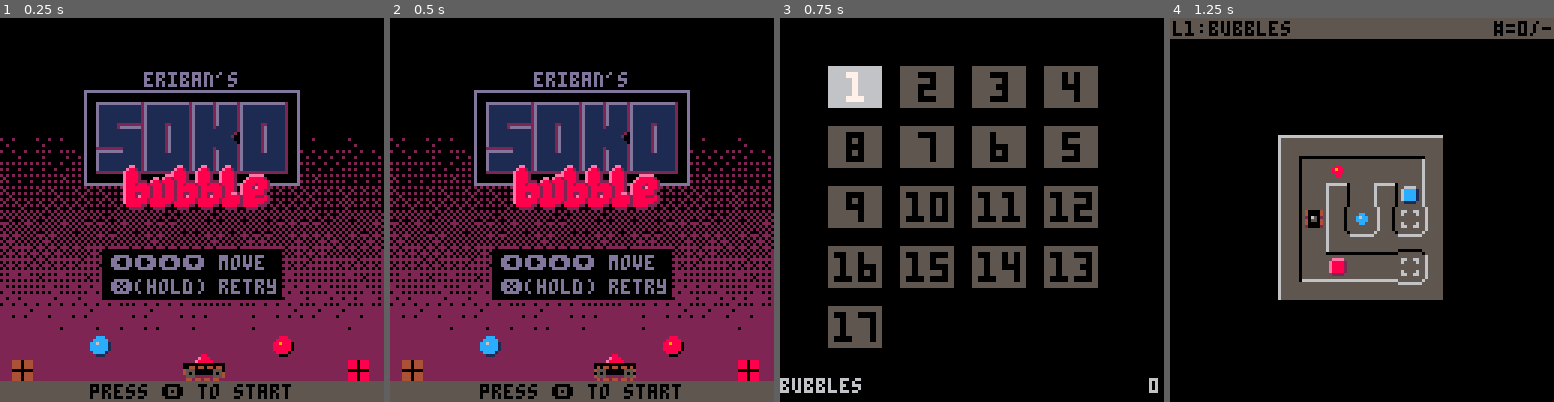
Above: before the commit, frames 1-4 (left to right).
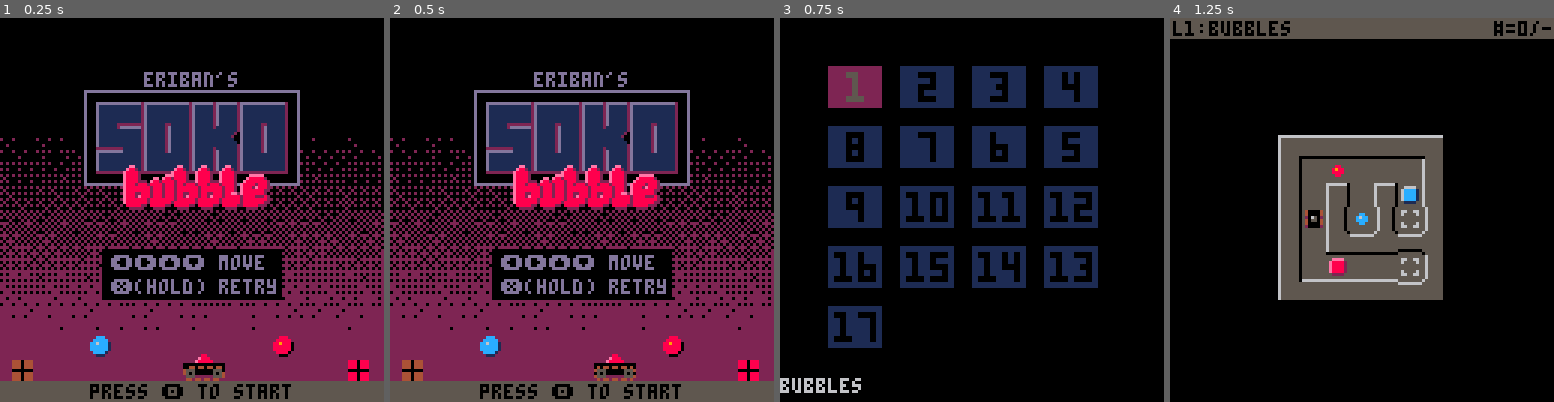
Above: after the commit, the same moments.

Repository: erwinbonsma/SokoBubbleP8
Game: PICO-8 cartridge sokobubble.p8
The game is run twice, just before and just after one commit, with the same random seed, the same clock (stepped at 60 frames per second) and the same inputs.
Inputs:
- Up to frame 1 (0.25 s): no input
- Up to frame 2 (0.5 s): tap X (X key) at 0.33 s
- Up to frame 3 (0.75 s): tap O (Z key) at 0.7 s
- Up to frame 4 (1.25 s): tap X (X key) at 1.07 s

Frames 1-2 are identical in both runs. In frame 3, 21% of the frame differs, in the area x 12-99%, y 12-98%; in frame 4, nothing differs.

Commit message:
Improve level selection logic and colors

Diff:
--- a/sokobubble.p8
+++ b/sokobubble.p8
@@ -334,6 +334,14 @@
  o.nrows=5
  o.cx=0
  o.cy=0
+ o.max_idx=#level_defs
+ for i=#level_defs,1,-1 do
+  if not stats:is_done(
+   level_id(i)
+  ) then
+   o.max_idx=i
+  end
+ end
 
  return o
 end
@@ -379,14 +387,13 @@
   sfx(1)
   return
  end
- local lvl_id=level_id(lvl_idx)
- if not stats:is_done(lvl_id) then
+ if lvl_idx<=self.max_idx then
+  self.cx=cx
+  self.cy=cy
+ else
   sfx(1)
   return
  end
-
- self.cx=cx
- self.cy=cy
 end
 
 function levelmenu:draw()
@@ -401,30 +408,31 @@
 
   local x=col*24+16
   local y=row*20+16
-  local lvl_id=level_id(i)
   local focus=(
    col==self.cx and row==self.cy
   )
   rectfill(
    x,y,x+17,y+13,
-   focus and 6 or 5
+   focus and 2 or 1
   )
   local s=""..i
   local c=0
-  if focus then
-   c=7
-  elseif stats:is_done(lvl_id) then
-   c=6
+  if i==self.max_idx then
+   c=5
+  elseif i<self.max_idx then
+   c=12
   end
   printbig(s,x+10-#s*4,y+2,c)
 
   if focus then
    local ld=level_defs[i]
    print(ld.name,0,120,6)
-   local s=""..stats:get_hi(
-    lvl_id
-   )
-   print(s,127-4*#s,120,6)
+   if i<self.max_idx then
+    local s=""..stats:get_hi(
+     level_id(i)
+    )
+    print(s,127-4*#s,120,6)
+   end
   end
  end
 end
@@ -1033,7 +1041,6 @@
 function _init()
  _stats=stats:new()
  _title=title:new()
- _levelmenu=levelmenu:new()
 
  scene=_title
 end
@@ -1051,6 +1058,10 @@
  scene=_game
 end
 
+function show_levelmenu()
+ scene=levelmenu:new()
+end
+
 title={}
 function title:new()
  local o=new_object(self)
@@ -1064,7 +1075,7 @@
 
 function title:update()
  if btnp(🅾️) then
-  scene=_levelmenu
+  show_levelmenu()
   return
  end
 
@@ -1248,9 +1259,9 @@
 __gfx__
 00000000000000000000000000000000000000000000000000000000000000000000000000000000000000000000000000000000000000000000000000000000
 00000000000000000000000000000000000000000000000000000000000000000000000000000000000000000000000000000000000000000000000000000000
-00700700000000000000000000000000000000000000000000000000000000000000000000000000000000000000000000000000000000000000000000000000
+00700700887788770000000000000000000000000000000000000000000000000000000000000000000000000000000000000000000000000000000000000000
 00077000887788770000000000000000000000000000000000000000000000000000000000000000000000000000000000000000000000000000000000000000
-00077000887788770000000000000000000000000000000000000000000000000000000000000000000000000000000000000000000000000000000000000000
+00077000000000000000000000000000000000000000000000000000000000000000000000000000000000000000000000000000000000000000000000000000
 00700700000000000000000000000000000000000000000000000000000000000000000000000000000000000000000000000000000000000000000000000000
 00000000000000000000000000000000000000000000000000000000000000000000000000000000000000000000000000000000000000000000000000000000
 00000000000000000000000000000000000000000000000000000000000000000000000000000000000000000000000000000000000000000000000000000000
